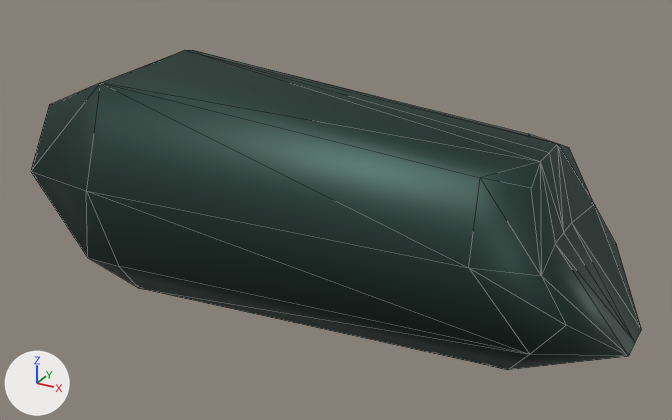
A saved change to the glTF model assets/models/character/marine/grave_marine_forearm_l.glb.
Camera for both pictures: a camera (50 mm lens) standing at (3.666, -1.888, 7.559) and looking at (2.623, 0.008, 6.61). The lights are fixed; the arrows at lower left show +X, +Y and +Z. The older version comes first. Mesh edges are drawn as thin lines. Vertices at exactly the same position are counted once.

The first picture shows 'scythe_marine_forearm_l'.
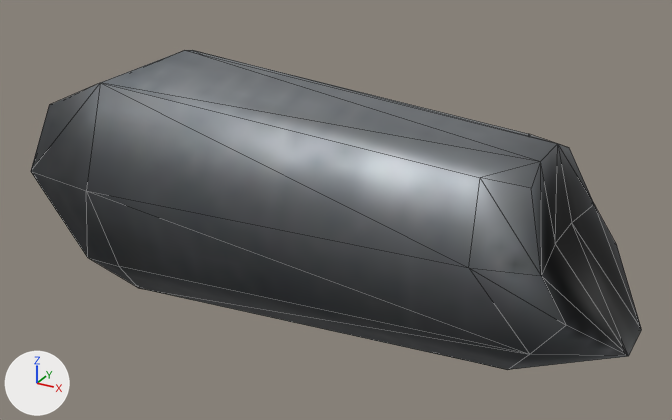
The newer file is also turned or shifted as a whole; pictures and numbers use the older file's frame.

Boxes (x1, y1, x2, y2) around the edits, measured in the pictures (672 x 420 px):
```json
{"part": 1, "of": "me_cube_103", "change": "reshaped", "before": [185, 50, 642, 356], "after": [185, 50, 642, 356]}
{"part": 2, "of": "me_cube_103", "change": "recoloured", "before": [31, 50, 635, 370], "after": [31, 50, 635, 370], "on screen": "lighter"}
```

Scene script edits in JSON lines:
```json
{"op": "add", "block": "img_scythe_marine_normal", "code": ["img_scythe_marine_normal = load_image('scythe_marine_normal', '_unpacked/scythe_marine_normal', 1024, 1024, 'Non-Color')"]}
{"op": "add", "block": "img_scythe_marine", "code": ["img_scythe_marine = load_image('scythe_marine', '_unpacked/scythe_marine', 1024, 1024, 'sRGB')"]}
{"op": "add", "block": "img_scythe_marine_roughness", "code": ["img_scythe_marine_roughness = load_image('scythe_marine_roughness', '_unpacked/scythe_marine_roughness', 1024, 1024, 'Non-Color')"]}
{"op": "add", "block": "mat_scythe_marine_green_metal", "code": ["mat_scythe_marine_green_metal = bpy.data.materials.new('scythe_marine_green_metal')", "# uses the picture img_scythe_marine", "# uses the picture img_scythe_marine_normal", "# uses the picture img_scythe_marine_roughness"]}
{"block": "me_cube_103", "where": "# used by ob_scythe_marine_forearm_l; location = (2.183, 0.137, 6.648)"}
{"op": "remove", "block": "me_cube_103", "code": "me_cube_103.from_pydata(...)  # 45 vertices, 86 faces; spans x -0.4..1.21, y -0.45..0.18, z -0.35..0.32"}
{"op": "add", "block": "me_cube_103", "code": "me_cube_103.from_pydata(...)  # 39 vertices, 74 faces; spans x -0.4..1.21, y -0.45..0.18, z -0.35..0.32"}
{"block": "me_cube_103", "change": "me_cube_103 part 1"}
{"block": "me_cube_103", "change": "6 vertices are removed from x -0.4..1.21, y -0.14, z -0.35..0.21"}
{"block": "me_cube_103", "change": "24 faces are deleted"}
{"block": "me_cube_103", "change": "12 new faces join them"}
{"block": "me_cube_103", "change": "me_cube_103 part 2: 62 faces spanning x -0.4..1.21, y -0.45..0.18, z -0.35..0.32 switch from mat_scythe_marine_red_metal (dark green #364d46) to mat_scythe_marine_green_metal"}
```
